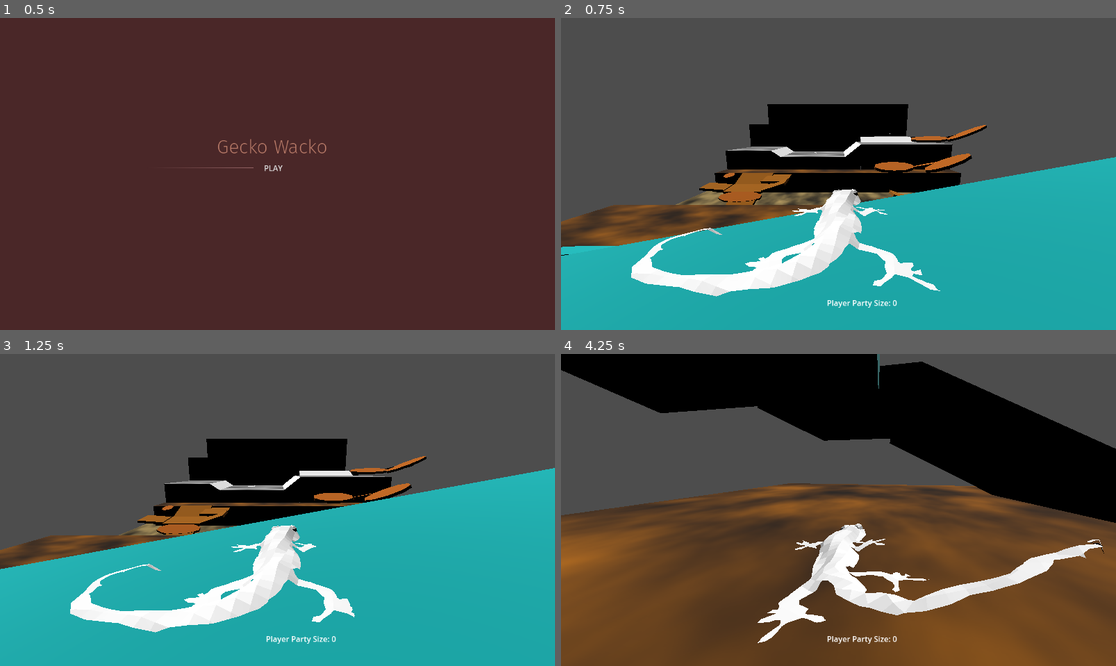
Above: before the commit, frames 1-4 (two rows, left to right).
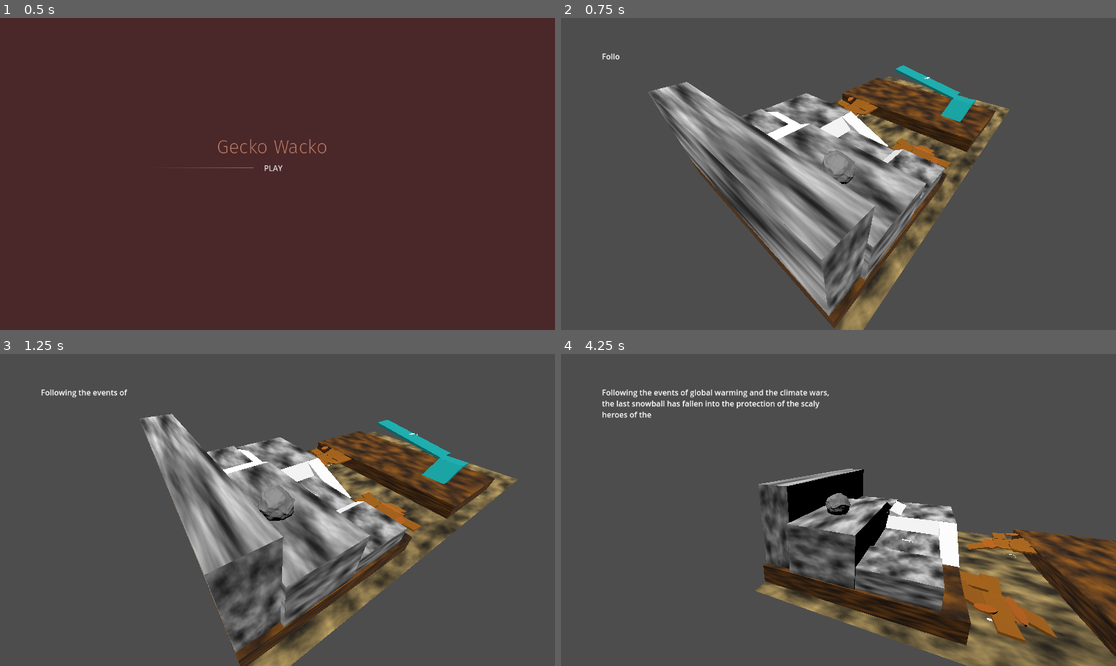
Above: after the commit, the same moments.

Repository: b10-jvz/GMTK-Game-Jam-2024
Game: Godot game, scene res://scenes/menus/home.tscn
Two runs of this game, one before a commit and one after it. Both use one fixed random seed, a clock stepped at 60 frames per second and the inputs below.
Inputs:
- Up to frame 1 (0.5 s): no input
- Up to frame 2 (0.75 s): click "PLAY" at 0.5 s
- Up to frame 3 (1.25 s): no input
- Up to frame 4 (4.25 s): tap Enter (ui_accept) at 1.25, 1.52, 2.27, 3.77 s; hold Right (ui_right) 1.28-2.03 s; hold Down (ui_down) 2.03-2.78 s; hold Right (ui_right) 2.78-3.53 s; hold Up (ui_up) from 3.53 s (still down)

Frame 1 is identical in both runs. In frame 2, 61% of the frame differs, in the area x 0-100%, y 11-100%; in frame 3, 63%; in frame 4, 75%, in the area x 0-100%, y 0-100%.

Commit message:
Added Cuscene and instructions

Diff:
--- a/gekkocrescsendo/FancyPlayer.tscn
+++ b/gekkocrescsendo/FancyPlayer.tscn
@@ -6,10 +6,8 @@
 [sub_resource type="SphereShape3D" id="SphereShape3D_1v64q"]
 radius = 0.644001
 
-[sub_resource type="BoxMesh" id="BoxMesh_8tv5w"]
-
-[sub_resource type="BoxShape3D" id="BoxShape3D_4fca0"]
-size = Vector3(1.1, 1.1, 1.1)
+[sub_resource type="CapsuleShape3D" id="CapsuleShape3D_pflig"]
+height = 4.11078
 
 [sub_resource type="StandardMaterial3D" id="StandardMaterial3D_sng6k"]
 albedo_color = Color(1, 0, 0, 1)
@@ -29,10 +27,6 @@
 transform = Transform3D(1, 0, 0, 0, 1, 0, 0, 0, 1, 0, 0.5, 0)
 shape = SubResource("SphereShape3D_1v64q")
 
-[node name="MeshInstance3D" type="MeshInstance3D" parent="CollisionShape3D"]
-visible = false
-mesh = SubResource("BoxMesh_8tv5w")
-
 [node name="Camera3D" type="Camera3D" parent="."]
 transform = Transform3D(1, 0, 0, 0, 0.981367, 0.192145, 0, -0.192145, 0.981367, 0, 1.60693, 3.46873)
 
@@ -40,7 +34,8 @@
 transform = Transform3D(1, 0, 0, 0, 1, 0, 0, 0, 1, 0, 0.5, 0)
 
 [node name="CollisionShape3D" type="CollisionShape3D" parent="TouchArea"]
-shape = SubResource("BoxShape3D_4fca0")
+transform = Transform3D(1, 0, 0, 0, -4.37114e-08, 1, 0, -1, -4.37114e-08, 0, -0.411277, 0)
+shape = SubResource("CapsuleShape3D_pflig")
 
 [node name="FollowNodes" type="Node3D" parent="."]
 
@@ -98,13 +93,6 @@
 offset_bottom = 630.0
 text = "Press E to interract"
 
-[node name="PlayerPartySize" type="Label" parent="."]
-offset_left = 552.0
-offset_top = 580.0
-offset_right = 627.0
-offset_bottom = 603.0
-text = "Party size"
-
 [node name="RockFollowNode" type="Node3D" parent="."]
 transform = Transform3D(1, 0, 0, 0, 1, 0, 0, 0, 1, 0, 0, -6.40011)
 
--- a/gekkocrescsendo/scenes/levels/character_body_3d.gd
+++ b/gekkocrescsendo/scenes/levels/character_body_3d.gd
@@ -22,6 +22,7 @@
 	anim.speed_scale = 3
 
 func _physics_process(delta: float) -> void:
+	if !get_parent().game_started: return
 	# Add the gravity.
 	if not is_on_floor():
 		velocity += get_gravity() * delta
@@ -60,8 +61,8 @@
 	print(targetNode)
 
 func _process(delta: float) -> void:
-	$PlayerPartySize.text = "Player Party Size: " + str(MyParty.size())
-	$PlayerPartySize.show()
+	if !get_parent().game_started: return
+
 	if($RayCast3D.is_colliding()):
 		var boulder = $RayCast3D.get_collider().get_parent()
 		if (boulder is Boulder):
@@ -75,6 +76,7 @@
 
 
 func _input(event: InputEvent) -> void:
+	if !get_parent().game_started: return
 	if(event.is_action_pressed("ui_select") and lookingAt != null):
 		var boulderThreshold = lookingAt.TargetNodes.size()
 		for i in range (0,boulderThreshold):
--- a/gekkocrescsendo/scenes/levels/slab-level/slab-level.tscn
+++ b/gekkocrescsendo/scenes/levels/slab-level/slab-level.tscn
@@ -1,6 +1,7 @@
-[gd_scene load_steps=67 format=3 uid="uid://c4sr2nlxjilc2"]
-
-[ext_resource type="PackedScene" uid="uid://dtjnm85sqb06p" path="res://scenes/levels/slab-level/slab.tscn" id="1_m8n03"]
+[gd_scene load_steps=66 format=3 uid="uid://c4sr2nlxjilc2"]
+
+[ext_resource type="PackedScene" uid="uid://ck58gmejxsh4j" path="res://scenes/levels/slab-level/slab.tscn" id="1_m8n03"]
+[ext_resource type="Script" path="res://scenes/levels/slab-level/slab_level.gd" id="1_nltks"]
 [ext_resource type="PackedScene" uid="uid://6fmg8wklvy1t" path="res://FancyPlayer.tscn" id="2_ysbwk"]
 [ext_resource type="PackedScene" uid="uid://cugq1jlkn13bu" path="res://friendly_gecko_body_3d.tscn" id="3_sxpag"]
 [ext_resource type="PackedScene" uid="uid://dggihl0bv1ba8" path="res://scenes/levels/canyon/boulder.tscn" id="4_uo3qn"]
@@ -183,8 +184,77 @@
 [sub_resource type="ConcavePolygonShape3D" id="ConcavePolygonShape3D_gvcyq"]
 data = PackedVector3Array(1.5, 1, 10, 1.5, -1, 10, -1.5, -1, 10, 1.5, 1, -10, -1.5, -1, -10, 1.5, -1, -10, 1.5, 1, 10,  …(230 unchanged characters)…
 
+[sub_resource type="Animation" id="Animation_5jepg"]
+resource_name = "Cutscene"
+length = 20.0
+tracks/0/type = "value"
+tracks/0/imported = false
+tracks/0/enabled = true
+tracks/0/path = NodePath("AnimationPlayer/Path3D/PathFollow3D:progress_ratio")
+tracks/0/interp = 1
+tracks/0/loop_wrap = true
+tracks/0/keys = {
+"times": PackedFloat32Array(0, 16.0333),
+"transitions": PackedFloat32Array(1, 1),
+"update": 0,
+"values": [0.0, 1.0]
+}
+tracks/1/type = "value"
+tracks/1/imported = false
+tracks/1/enabled = true
+tracks/1/path = NodePath("RichTextLabel:visible_ratio")
+tracks/1/interp = 1
+tracks/1/loop_wrap = true
+tracks/1/keys = {
+"times": PackedFloat32Array(0, 12),
+"transitions": PackedFloat32Array(1, 1),
+"update": 0,
+"values": [0.0, 1.0]
+}
+
+[sub_resource type="Animation" id="Animation_b0pyc"]
+length = 0.001
+tracks/0/type = "value"
+tracks/0/imported = false
+tracks/0/enabled = true
+tracks/0/path = NodePath("AnimationPlayer/Path3D/PathFollow3D:progress_ratio")
+tracks/0/interp = 1
+tracks/0/loop_wrap = true
+tracks/0/keys = {
+"times": PackedFloat32Array(0),
+"transitions": PackedFloat32Array(1),
+"update": 0,
+"values": [0.0]
+}
+tracks/1/type = "value"
+tracks/1/imported = false
+tracks/1/enabled = true
+tracks/1/path = NodePath("RichTextLabel:visible_ratio")
+tracks/1/interp = 1
+tracks/1/loop_wrap = true
+tracks/1/keys = {
+"times": PackedFloat32Array(0),
+"transitions": PackedFloat32Array(1),
+"update": 0,
+"values": [0.0]
+}
+
+[sub_resource type="AnimationLibrary" id="AnimationLibrary_fydik"]
+_data = {
+"Cutscene": SubResource("Animation_5jepg"),
+"RESET": SubResource("Animation_b0pyc")
+}
+
+[sub_resource type="Curve3D" id="Curve3D_k55u2"]
+_data = {
+"points": PackedVector3Array(0, 0, 0, 0, 0, 0, -30.6528, 41.4382, -103.148, 4.87291, 0, -16.5679, -4.87291, 0, 16.5679, -57.5298, 30.4534, -70.0152, -5.77692, 0, -17.834, 5.77692, 0, 17.834, -60.6271, 25.1175, -23.4668, -21.1447, 0, -8.06015, 21.1447, 0, 8.06015, -25.9183, 21.3979, 21.0677, -12.4698, 4.82854, 9.08609, 12.4698, -4.82854, -9.08609, 12.3547, 17.7031, 16.2863, 0, 0, 0, 0, 0, 0, 3.09721, 12.3521, -11.5114),
+"tilts": PackedFloat32Array(0, 0, 0, 0, 0, 0)
+}
+point_count = 6
+
 [node name="Slab-level" type="Node3D"]
 transform = Transform3D(0.765554, 0, 0, 0, 0.765554, 0, 0, 0, 0.765554, 0, 0, -54.5441)
+script = ExtResource("1_nltks")
 
 [node name="Player3DBody" parent="." instance=ExtResource("2_ysbwk")]
 transform = Transform3D(1, 0, 0, 0, 1, 0, 0, 0, 1, 0, 15.6248, 53.3211)
@@ -223,7 +293,7 @@
 transform = Transform3D(3.21721, 0, 0, 0, 2.22207, 0, 0, 0, 2.3646, 7.17775, 2.29919, -6.93456)
 
 [node name="DifferentSlab" type="MeshInstance3D" parent="Node3D"]
-transform = Transform3D(10.2056, 0, 0, 0, 1.05887, -1.09647, 0, 0.303906, 3.82033, 0.9923, 0.627346, 2.11533)
+transform = Transform3D(10.2042, 0.0165886, -0.0251674, -0.166049, 1.04942, -1.20727, 0.0148808, 0.334684, 3.7867, 1.71955, 0.640452, 2.06396)
 mesh = SubResource("TubeTrailMesh_ew8c6")
 
 [node name="StaticBody3D2" type="StaticBody3D" parent="Node3D/DifferentSlab"]
@@ -262,7 +332,7 @@
 transform = Transform3D(3.21721, 0, 0, 0, 2.22207, 0, 0, 0, 2.3646, 7.17775, 2.29919, -6.93456)
 
 [node name="DifferentSlab" type="MeshInstance3D" parent="Node3D5"]
-transform = Transform3D(10.2056, 0, 0, 0, 1.05887, -1.09647, 0, 0.303906, 3.82033, 0.9923, 0.627346, 2.11533)
+transform = Transform3D(10.1847, 0.0358825, 0.579026, 0.0798754, 1.09638, -1.23731, -1.40232, 0.323054, 4.13484, 0.992302, 0.627345, 2.11533)
 mesh = SubResource("TubeTrailMesh_ew8c6")
 
 [node name="StaticBody3D2" type="StaticBody3D" parent="Node3D5/DifferentSlab"]
@@ -279,105 +349,6 @@
 [node name="CollisionShape3D" type="CollisionShape3D" parent="Node3D5/DifferentSlab2/StaticBody3D2"]
 shape = SubResource("ConcavePolygonShape3D_eauur")
 
-[node name="Node3D2" type="Node3D" parent="."]
-transform = Transform3D(1, 0, 0, 0, 1, 0, 0, 0, 1, 7.8336, 9.61678, 19.6334)
-
-[node name="DifferentSlab" type="MeshInstance3D" parent="Node3D2"]
-transform = Transform3D(6.50867, -0.0779159, -0.96589, 0.188613, 1.08035, -0.863453, 1.51046, 0.200841, 4.2699, 1.63927, 1.88404, 2.5896)
-mesh = SubResource("TubeTrailMesh_ew8c6")
-
-[node name="StaticBody3D2" type="StaticBody3D" parent="Node3D2/DifferentSlab"]
-
-[node name="CollisionShape3D" type="CollisionShape3D" parent="Node3D2/DifferentSlab/StaticBody3D2"]
-shape = SubResource("ConcavePolygonShape3D_eauur")
-
-[node name="DifferentSlab2" type="MeshInstance3D" parent="Node3D2"]
-transform = Transform3D(6.46476, -0.199363, 0.79646, 0.952424, 1.06582, 0.93209, -1.40702, -0.19454, 4.29039, 7.94471, 2.221, 2.19119)
-mesh = SubResource("TubeTrailMesh_ew8c6")
-
-[node name="StaticBody3D2" type="StaticBody3D" parent="Node3D2/DifferentSlab2"]
-
-[node name="CollisionShape3D" type="CollisionShape3D" parent="Node3D2/DifferentSlab2/StaticBody3D2"]
-shape = SubResource("ConcavePolygonShape3D_eauur")
-
-[node name="DifferentSlab3" type="MeshInstance3D" parent="Node3D2"]
-transform = Transform3D(5.65207, -0.459277, -1.4879, 2.69347, 1.00042, -0.506998, 2.34078, -0.0421797, 4.17609, 8.69806, 3.08796, 6.44946)
-mesh = SubResource("TubeTrailMesh_ew8c6")
-
-[node name="StaticBody3D2" type="StaticBody3D" parent="Node3D2/DifferentSlab3"]
-
-[node name="CollisionShape3D" type="CollisionShape3D" parent="Node3D2/DifferentSlab3/StaticBody3D2"]
-shape = SubResource("ConcavePolygonShape3D_eauur")
-
-[node name="Node3D4" type="Node3D" parent="."]
-transform = Transform3D(1, 0, 0, 0, 1, 0, 0, 0, 1, 18.7668, 14.461, 8.62176)
-
-[node name="DifferentSlab" type="MeshInstance3D" parent="Node3D4"]
-transform = Transform3D(7.70342, -0.0779159, -0.96589, 0.223235, 1.08035, -0.863453, 1.78773, 0.200841, 4.2699, 1.35231, 1.50157, 2.40415)
-mesh = SubResource("TubeTrailMesh_ew8c6")
-
-[node name="StaticBody3D2" type="StaticBody3D" parent="Node3D4/DifferentSlab"]
-
-[node name="CollisionShape3D" type="CollisionShape3D" parent="Node3D4/DifferentSlab/StaticBody3D2"]
-shape = SubResource("ConcavePolygonShape3D_eauur")
-
-[node name="DifferentSlab2" type="MeshInstance3D" parent="Node3D4"]
-transform = Transform3D(6.46476, -0.199363, 0.79646, 0.952424, 1.06582, 0.93209, -1.40702, -0.19454, 4.29039, 7.94471, 2.221, 2.19119)
-mesh = SubResource("TubeTrailMesh_ew8c6")
-
-[node name="StaticBody3D2" type="StaticBody3D" parent="Node3D4/DifferentSlab2"]
-
-[node name="CollisionShape3D" type="CollisionShape3D" parent="Node3D4/DifferentSlab2/StaticBody3D2"]
-shape = SubResource("ConcavePolygonShape3D_eauur")
-
-[node name="DifferentSlab3" type="MeshInstance3D" parent="Node3D4"]
-transform = Transform3D(6.17949, -0.459277, -1.4879, 2.94481, 1.00042, -0.506998, 2.55921, -0.0421797, 4.17609, 7.15913, 2.74579, 6.01761)
-mesh = SubResource("TubeTrailMesh_ew8c6")
-
-[node name="StaticBody3D2" type="StaticBody3D" parent="Node3D4/DifferentSlab3"]
-
-[node name="CollisionShape3D" type="CollisionShape3D" parent="Node3D4/DifferentSlab3/StaticBody3D2"]
-shape = SubResource("ConcavePolygonShape3D_eauur")
-
-[node name="Node3D3" type="Node3D" parent="."]
-transform = Transform3D(0.801066, 0, 0.598576, 0, 1, 0, -0.598576, 0, 0.801066, 43.3926, 21.0919, 24.5683)
-
-[node name="DifferentSlab" type="MeshInstance3D" parent="Node3D3"]
-transform = Transform3D(6.4371, -0.169913, -0.985781, 1.51833, 0.997787, 1.59655, 0.96864, -0.434864, 4.04844, 2.36559, 2.30171, 5.94732)
-mesh = SubResource("TubeTrailMesh_ew8c6")
-
-[node name="StaticBody3D2" type="StaticBody3D" parent="Node3D3/DifferentSlab"]
-
-[node name="CollisionShape3D" type="CollisionShape3D" parent="Node3D3/DifferentSlab/StaticBody3D2"]
-shape = SubResource("ConcavePolygonShape3D_eauur")
-
-[node name="DifferentSlab4" type="MeshInstance3D" parent="Node3D3"]
-transform = Transform3D(6.50867, -0.0844365, -0.956856, 0.188613, 1.07408, -0.983327, 1.51046, 0.229721, 4.24595, 2.85595, 1.76669, 2.0736)
-mesh = SubResource("TubeTrailMesh_ew8c6")
-
-[node name="StaticBody3D2" type="StaticBody3D" parent="Node3D3/DifferentSlab4"]
-
-[node name="CollisionShape3D" type="CollisionShape3D" parent="Node3D3/DifferentSlab4/StaticBody3D2"]
-shape = SubResource("ConcavePolygonShape3D_eauur")
-
-[node name="DifferentSlab2" type="MeshInstance3D" parent="Node3D3"]
-transform = Transform3D(6.46476, -0.199363, 0.79646, 0.952424, 1.06582, 0.93209, -1.40702, -0.19454, 4.29039, 7.94471, 2.221, 2.19119)
-mesh = SubResource("TubeTrailMesh_ew8c6")
-
-[node name="StaticBody3D2" type="StaticBody3D" parent="Node3D3/DifferentSlab2"]
-
-[node name="CollisionShape3D" type="CollisionShape3D" parent="Node3D3/DifferentSlab2/StaticBody3D2"]
-shape = SubResource("ConcavePolygonShape3D_eauur")
-
-[node name="DifferentSlab3" type="MeshInstance3D" parent="Node3D3"]
-transform = Transform3D(5.65207, -0.228817, -2.19445, 2.69347, 0.939232, 1.48468, 2.34078, -0.528244, 3.59036, 6.99439, 3.33769, 5.92912)
-mesh = SubResource("TubeTrailMesh_ew8c6")
-
-[node name="StaticBody3D2" type="StaticBody3D" parent="Node3D3/DifferentSlab3"]
-
-[node name="CollisionShape3D" type="CollisionShape3D" parent="Node3D3/DifferentSlab3/StaticBody3D2"]
-shape = SubResource("ConcavePolygonShape3D_eauur")
-
 [node name="Base1" type="Node3D" parent="."]
 
 [node name="MeshInstance3D" type="MeshInstance3D" parent="Base1"]
@@ -461,7 +432,7 @@
 shape = SubResource("ConcavePolygonShape3D_ndig8")
 
 [node name="MeshInstance3D3" type="MeshInstance3D" parent="Terrain1"]
-transform = Transform3D(1, 0, 0, 0, 1, 0, 0, 0, 1, 21.0346, -4.48034, 28.8404)
+transform = Transform3D(1, 0, 0, 0, 1, 0, 0, 0, 1.2989, 21.0346, -4.48034, 31.5201)
 mesh = SubResource("BoxMesh_def6s")
 
 [node name="StaticBody3D" type="StaticBody3D" parent="Terrain1/MeshInstance3D3"]
@@ -496,6 +467,15 @@
 [node name="CollisionShape3D" type="CollisionShape3D" parent="Terrain1/ramp1/StaticBody3D"]
 shape = SubResource("ConcavePolygonShape3D_dor4l")
 
+[node name="ramp5" type="MeshInstance3D" parent="Terrain1"]
+transform = Transform3D(3.92991, 0, 0, 0, 1.9692, 0, 0, 0, 0.291568, -2.72068, -4.42821, 41.6925)
+mesh = SubResource("PrismMesh_88nug")
+
+[node name="StaticBody3D" type="StaticBody3D" parent="Terrain1/ramp5"]
+
+[node name="CollisionShape3D" type="CollisionShape3D" parent="Terrain1/ramp5/StaticBody3D"]
+shape = SubResource("ConcavePolygonShape3D_dor4l")
+
 [node name="ramp3" type="MeshInstance3D" parent="Terrain1"]
 transform = Transform3D(-4.37114e-08, 0, 1, 0, 1, 0, -1, 0, -4.37114e-08, 18.707, 0.466685, 21.5092)
 mesh = SubResource("PrismMesh_acuay")
@@ -523,9 +503,6 @@
 [node name="CollisionShape3D" type="CollisionShape3D" parent="Terrain1/ramp2/StaticBody3D"]
 shape = SubResource("ConcavePolygonShape3D_gvcyq")
 
-[node name="FriendlyGeckoBody3D" parent="." instance=ExtResource("3_sxpag")]
-transform = Transform3D(1, 0, 0, 0, 1, 0, 0, 0, 1, 24.1138, 17.0673, -39.5196)
-
 [node name="FriendlyGeckoBody3D2" parent="." instance=ExtResource("3_sxpag")]
 transform = Transform3D(1, 0, 0, 0, 1, 0, 0, 0, 1, 18.9901, -0.0756657, 21.0088)
 
@@ -535,8 +512,58 @@
 [node name="FriendlyGeckoBody3D4" parent="." instance=ExtResource("3_sxpag")]
 transform = Transform3D(1, 0, 0, 0, 1, 0, 0, 0, 1, -8.28825, 10.4016, -16.4686)
 
-[node name="FriendlyGeckoBody3D5" parent="." instance=ExtResource("3_sxpag")]
-transform = Transform3D(1, 0, 0, 0, 1, 0, 0, 0, 1, 16.4987, 17.7581, 53.963)
-
 [node name="Boulder" parent="." instance=ExtResource("4_uo3qn")]
-transform = Transform3D(1, 0, 0, 0, 1, 0, 0, 0, 1, 0, 6.68302, 28.444)
+transform = Transform3D(3.4, 0, 0, 0, 3.4, 0, 0, 0, 3.4, -19.6555, 21.8656, -37.7472)
+
+[node name="AnimationPlayer" type="AnimationPlayer" parent="."]
+libraries = {
+"": SubResource("AnimationLibrary_fydik")
+}
+
+[node name="Path3D" type="Path3D" parent="AnimationPlayer"]
+curve = SubResource("Curve3D_k55u2")
+
+[node name="PathFollow3D" type="PathFollow3D" parent="AnimationPlayer/Path3D"]
+transform = Transform3D(-0.0139891, 0.00919329, -0.999854, -0.180836, 0.983436, 0.0115725, 0.983407, 0.180972, -0.012095, -7.87766, 21.5028, 25.4919)
+
+[node name="Camera3D" type="Camera3D" parent="AnimationPlayer/Path3D/PathFollow3D"]
+current = true
+
+[node name="RichTextLabel" type="RichTextLabel" parent="."]
+offset_left = 85.0
+offset_top = 68.0
+offset_right = 575.0
+offset_bottom = 364.0
+text = "Following the events of global warming and the climate wars, the last snowball has fallen into the protection of the scaly heroes of the Gecko brotherhood.
+
+These brave reptilian guardians have been given the task of protecting and migrating the last remaining ball of ice with the chaniging weather patterns.
+
+You are one of these guardians. Gather your comrades and move the last snowball to safety accross the sahel.
+
+Keep it safe, keep it cool."
+visible_characters = 0
+visible_ratio = 0.0
+
+[node name="AcceptDialog" type="AcceptDialog" parent="."]
+title = "Instructions"
+position = Vector2i(120, 135)
+size = Vector2i(967, 444)
+ok_button_text = "Let's goo!"
+dialog_text = "Welcome to Gecko Crescendo!
+
+You have to save the last snowball from melting, by moving it accross the canyon.
+To move the giant snowball. you need to gather 3 friendly geckos, by walking up to them and booping them with your nose.
+
+After finding the party of 3, bring them all to the boulder and press SPACEBAR to tell them to start pushing it.
+
+After that, guide them with the snowball  back accross the canyon into the safe spot.
+
+CONTROLS
+- WASD / Arrow keys to move with tank controls
+
+- SPACE to order geckos to move the snowbal
+
+- ALL other keys: Dance"
+
+[connection signal="animation_finished" from="AnimationPlayer" to="." method="_on_animation_player_animation_finished"]
+[connection signal="confirmed" from="AcceptDialog" to="." method="_on_accept_dialog_confirmed"]
--- /dev/null
+++ b/gekkocrescsendo/scenes/levels/slab-level/slab_level.gd
@@ -0,0 +1,25 @@
+extends Node3D
+
+var game_started =false
+# Called when the node enters the scene tree for the first time.
+func _ready() -> void:
+	$AnimationPlayer.play("Cutscene")
+	pass # Replace with function body.
+
+
+# Called every frame. 'delta' is the elapsed time since the previous frame.
+func _process(delta: float) -> void:
+	$AnimationPlayer/Path3D/PathFollow3D/Camera3D.look_at($Boulder.global_position)
+	pass
+
+
+func _on_animation_player_animation_finished(anim_name: StringName) -> void:
+	$AnimationPlayer/Path3D/PathFollow3D/Camera3D.current= false
+	$Player3DBody/Camera3D.current = true
+	$RichTextLabel.hide()
+	$AcceptDialog.show()
+
+
+
+func _on_accept_dialog_confirmed() -> void:
+	game_started = true
Not shown: 1 places in gekkocrescsendo/FancyPlayer.tscn that only renumber resources
